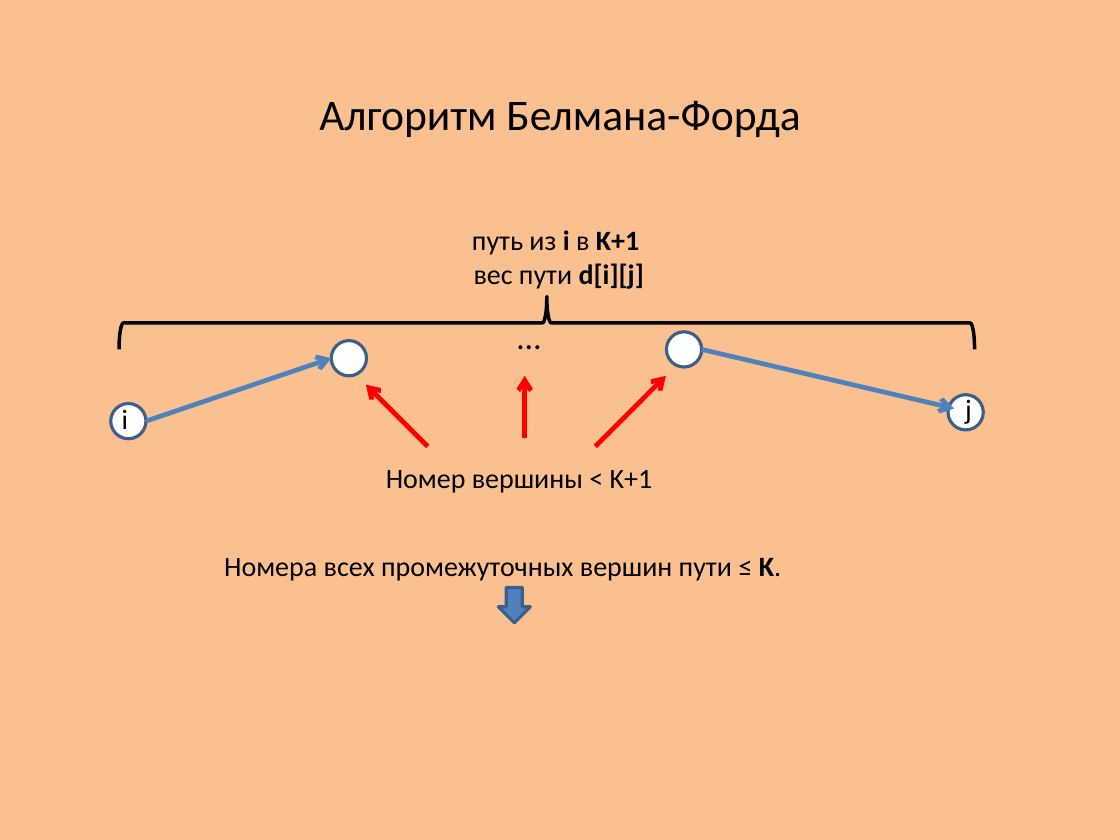
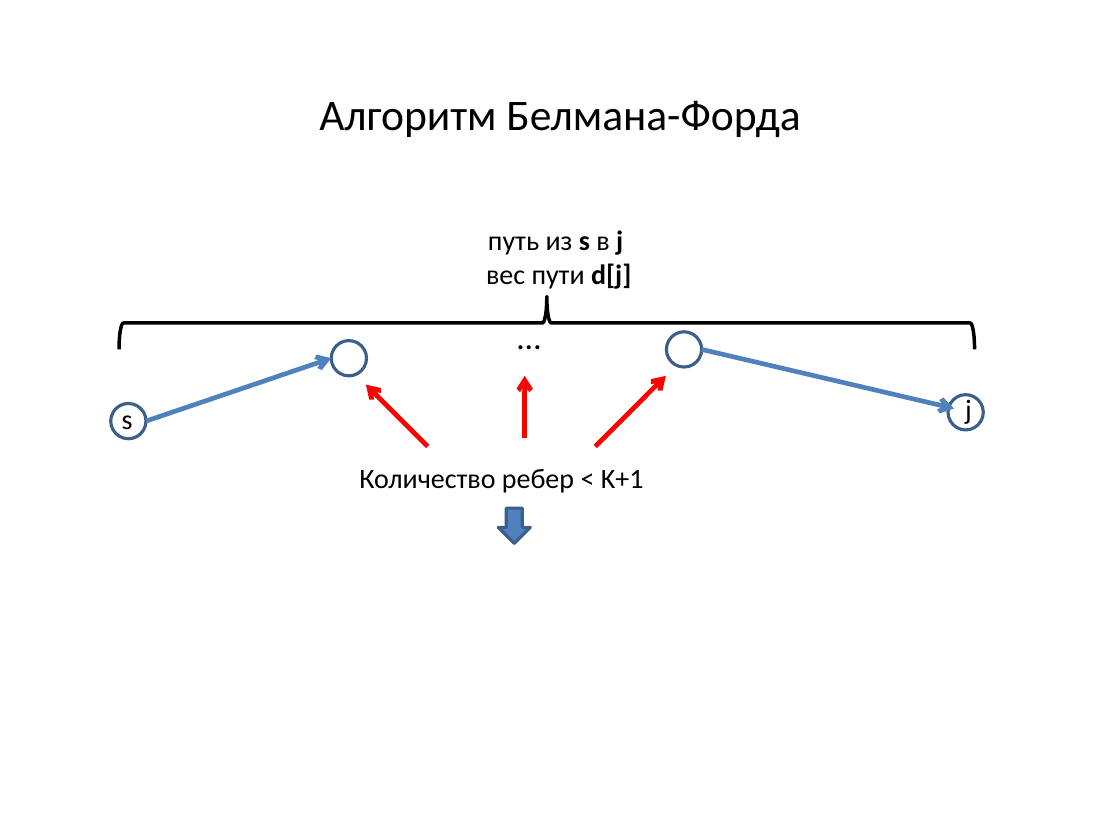
Before and after one commit to SteinbergOB/ANG, a slide deck: slide 77 of Презентации/Лекция 3.pptx (slide 71 before the commit). Drawn at 1120x840 pixels with LibreOffice and Linux fonts; fonts in the diff are those of the drawing. Boxes give left, top, right and bottom in pixels: in the first picture for what was removed or moved away, otherwise in the second. Text is boxed around its words. In the diff, an @@ line names an element or a change of style, - is before the commit and + after.

```diff
--- a/Презентации/Лекция 3.pptx
+++ b/Презентации/Лекция 3.pptx
@@ background #FAC090 to #FFFFFF @@
@@ text at [486, 230, 631, 289]: text changed @@
-путь из i в K+1
-вес пути d[i][j]
+путь из s в j
+вес пути d[j]
@@ text at [122, 406, 133, 430]: text changed @@
-i
+s
@@ text at [359, 469, 644, 493]: text changed @@
-Номер вершины < K+1
+Количество ребер < K+1
@@ down arrow: place and size @@
-down arrow at [498, 588, 531, 623]
+down arrow at [498, 508, 531, 543]
@@ text removed at [224, 558, 781, 581] @@
-Номера всех промежуточных вершин пути ≤ K.
```
Also in this commit, not shown: 35 other slides changed, 14 slides added, 5 slides removed, 2 other files.
